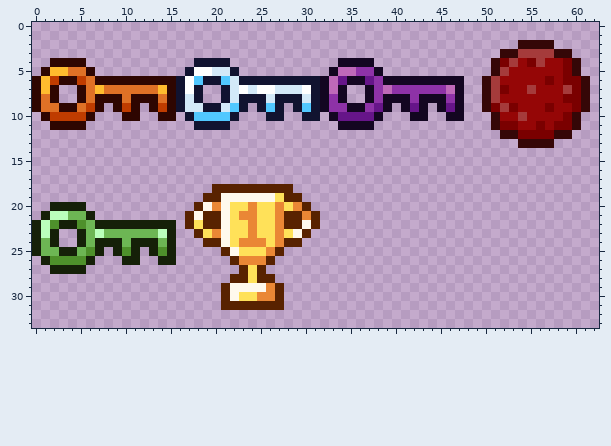
Pixel-art sprite, stored at asset/item/keyitems.png. Above is the file before it was changed.
The file is 64x64 pixels. Shown: x 0..62, y 0..33.
And afterwards:
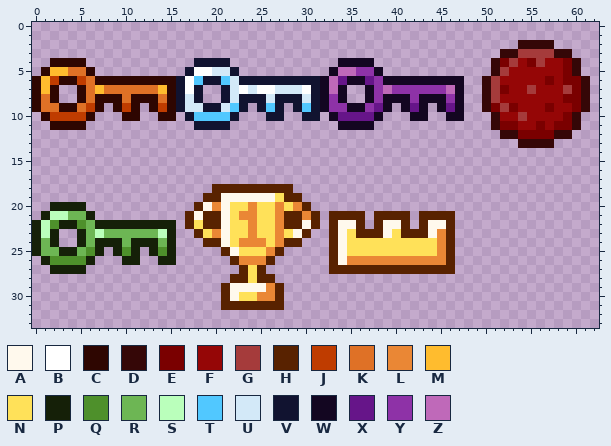
Palette (. is transparent): A #fff9ed  B #ffffff  C #2e0601  D #350707  E #7a0000  F #950606  G #a53b3b  H #582200  J #bf3c00  K #df7126  L #ea8735  M #ffbc2e  N #ffe159  P #152008  Q #4e902b  R #6db654  S #baffbb  T #51c8ff  U #d3e9f8  V #111330  W #130621  X #661589  Y #8e32a7  Z #bf69b9
From old to new:
y 21: x 33..36 .... -> HHHH; x 38..41 .... -> HHHH; x 43..46 .... -> HHHH
y 22: x 33..36 .... -> HAAH; x 38..41 .... -> HAAH; x 43..46 .... -> HAAH
y 23: x 33..46 .............. -> HANHHHANHHHALH
y 24..25: x 33..46 .............. -> HANNNNNNNNNNLH
y 26: x 33..46 .............. -> HALLLLLLLLLLLH
y 27: x 33..46 .............. -> HHHHHHHHHHHHHH
Pixel boxes of the changes (left, top, right, bottom) in both pictures:
added: (329, 211, 455, 274)
